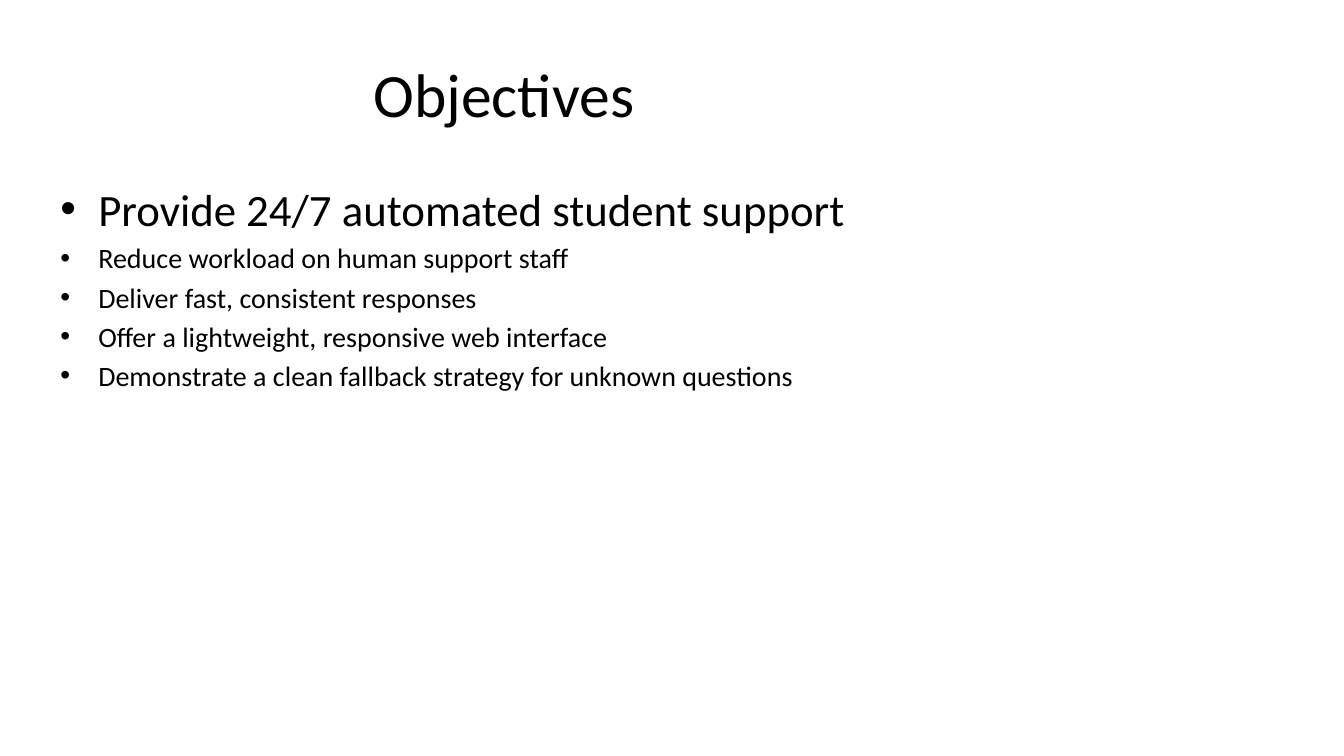
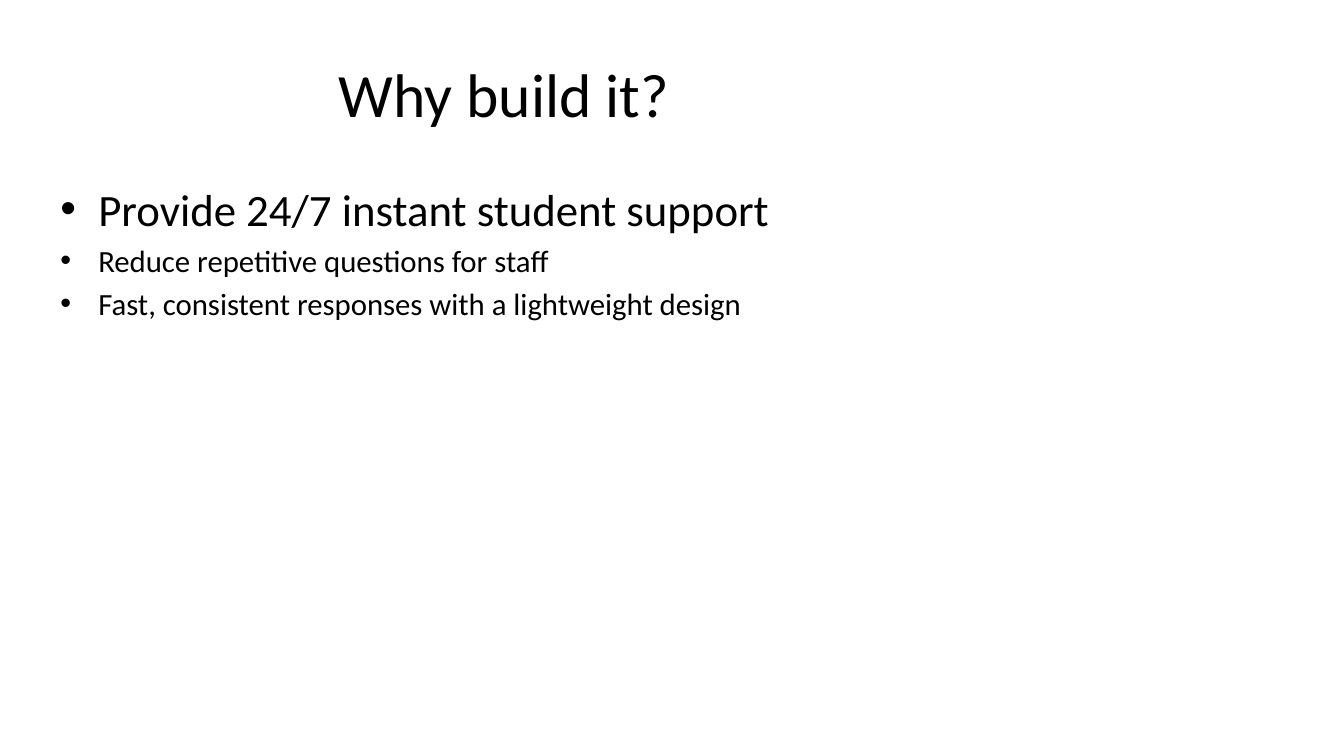
Before and after one commit to dvrajgit/dev-student-support-service-chatbot, a slide deck: slide 3 of PROJECT_PRESENTATION.pptx. Drawn at 1344x756 pixels with LibreOffice and Linux fonts; fonts in the diff are those of the drawing. Boxes give left, top, right and bottom in pixels: in the first picture for what was removed or moved away, otherwise in the second. Text is boxed around its words. In the diff, an @@ line names an element or a change of style, - is before the commit and + after.

```diff
--- a/PROJECT_PRESENTATION.pptx
+++ b/PROJECT_PRESENTATION.pptx
@@ title at (339,74,669,127): text changed @@
-Objectives
+Why build it?
@@ text at (98,195,768,321): text changed; size 20 to 22 pt @@
-• Provide 24/7 automated student support
-• Reduce workload on human support staff
-• Deliver fast, consistent responses
-• Offer a lightweight, responsive web interface
-• Demonstrate a clean fallback strategy for unknown questions
+• Provide 24/7 instant student support
+• Reduce repetitive questions for staff
+• Fast, consistent responses with a lightweight design
```
Also in this commit, not shown: 7 other slides changed, 4 slides removed.
